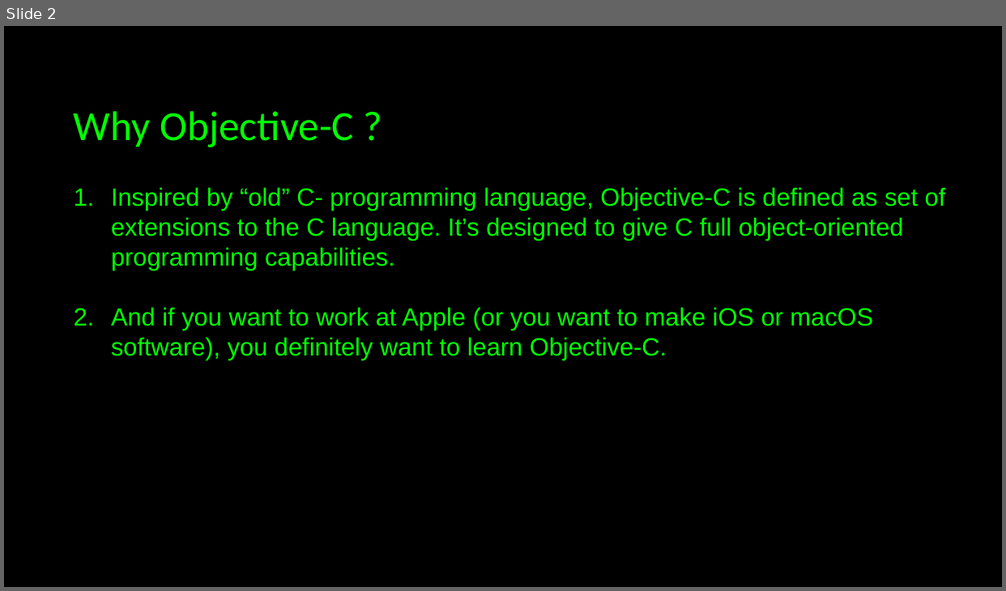
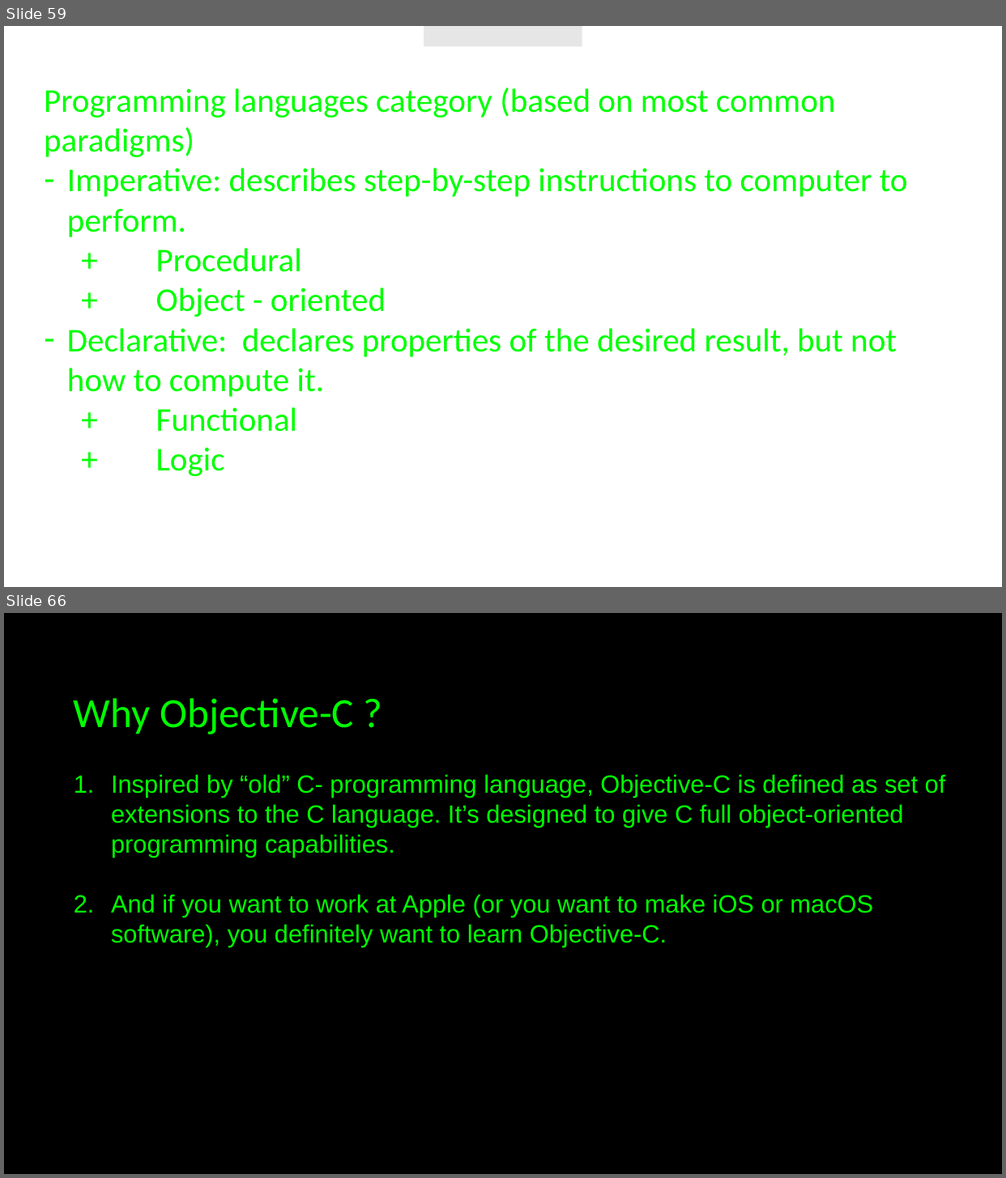
Before and after one commit to JustCodeandChill/Objective-C-presentation, a slide deck: OBJECTIVE-C.pptx. Shown one above the other, each under a label of ours: slide 2 before the commit, slides 59 and 66 after it; the slides between them are not shown. The pictures are 1006x591 and 1006x1178 pixels, drawn with LibreOffice and Linux fonts; fonts in the diff are those of the drawing; background and template pictures are left out. Boxes give left, top, right and bottom in pixels: in the first picture for what was removed or moved away, otherwise in the second. Text is boxed around its words. In the diff, an @@ line names an element or a change of style, - is before the commit and + after.

```diff
--- a/OBJECTIVE-C.pptx
+++ b/OBJECTIVE-C.pptx
@@ slide 59 added at <box>4,26,1002,587</box>, background picture (left out) @@
@@ rectangle added at <box>424,26,582,47</box>, fill #E7E6E6 @@
@@ text added at <box>44,88,908,476</box>, 32 pt, text #00FF00 @@
+Programming languages category (based on most common paradigms)
+– Imperative: describes step-by-step instructions to computer to perform.
+  + Procedural
+  + Object - oriented
+– Declarative: declares properties of the desired result, but not how to compute it.
+  + Functional
+  + Logic
@@ what was slide 2 is now slide 66 @@
```
Also in this commit, not shown: 1 slide changed, 63 other slides added.
